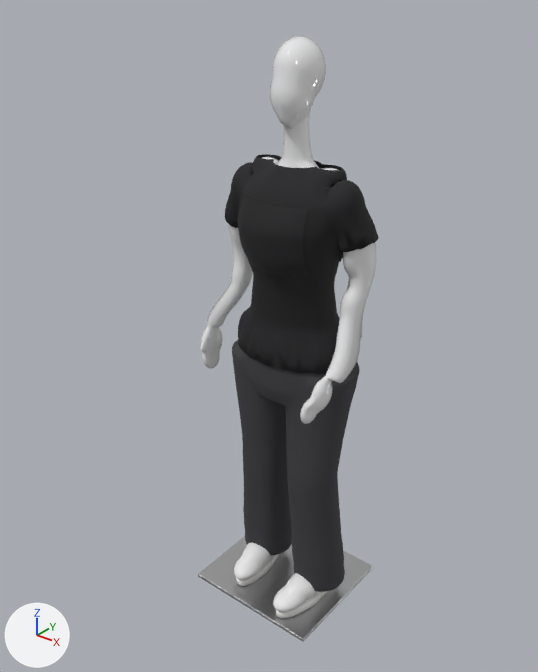
Renders of the glTF model public/models/mannequin-femme.glb from each side of a commit.
Camera for both pictures: a 50 mm camera at (1.213, -1.633, 1.895) aimed at (-0.08, -0.017, 0.893). The axes (+X, +Y, +Z) are drawn at lower left. The lights are the same throughout. The older version comes first. Where no turn or scale is listed for an object, it has been applied to the vertices. Vertices at exactly the same position are counted once.

Objects in the first picture: 'Basket_Dessus_-1', 'Basket_Dessus_1', 'Basket_Semelle_1', 'Mannequin_Corps', 'Pantalon', 'Socle_Plaque', 'Tee_Mannequin', 'Tee_Poitrine_Marque' and 1 more.
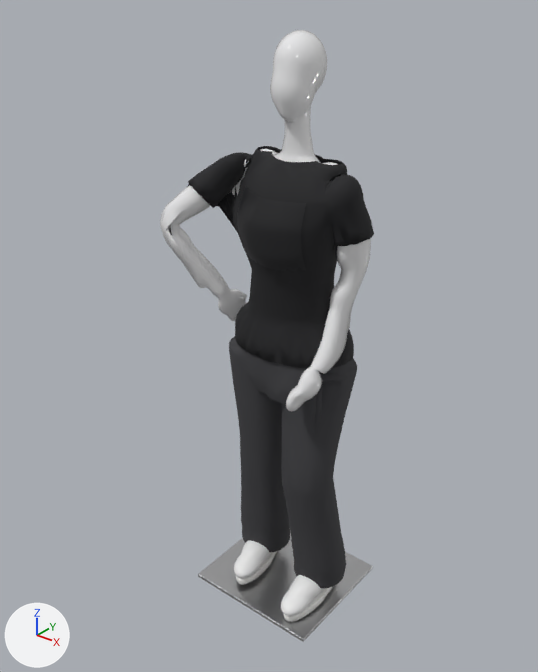
Commit message: Mannequins : duo homme/femme posé dans Blender

Where the newer file only moved an object's origin or applied its transform, the numbers keep the older frame.

Location of each change, (x1, y1, x2, y2) in pixels of the pictures (538 x 672 px; the box of a moved part takes in the faces that stretch with it):
'Pantalon', reshaped, moved
    before: (232, 340, 360, 592)
    after: (229, 336, 357, 588)
'Tee_Mannequin', reshaped, moved, rescaled (22% wider)
    before: (225, 154, 379, 374)
    after: (186, 146, 374, 368)
'Mannequin_Corps', reshaped, moved
    before: (200, 36, 376, 424)
    after: (160, 30, 371, 590)
'Tee_Poitrine_Marque', rescaled
    before: (238, 196, 308, 277)
    after: (237, 186, 306, 271)
'Basket_Dessus_1', moved
    before: (273, 573, 317, 612)
    after: (281, 575, 324, 616)
'Basket_Semelle_1', reshaped
    before: (275, 591, 328, 618)
    after: (284, 587, 332, 622)
part 2 of me_mannequin_corps_003, moved or reshaped
    before: (200, 36, 376, 421)
    after: (160, 30, 371, 409)

Edits to the bpy script that builds the scene:
```text
Change me_basket_semelle_1:
    used by ob_basket_semelle_1; location = (0.128, -0.074, 0.013)
    remove me_basket_semelle_1.from_pydata(...)  # 320 vertices, 636 faces; spans x -0.051..0.051, y -0.139..0.139, z -0.013..0.013
    add me_basket_semelle_1.from_pydata(...)  # 320 vertices, 636 faces; spans x -0.031..0.066, y -0.135..0.144, z -0.013..0.033
    me_basket_semelle_1 part 1: the whole mesh is multiplied about its middle by the matrix ((0.992, -0.124, -0.015), (0.123, 0.99, -0.074), (0.024, 0.072, 0.997)), then moved by (0.016, 0.005, 0.01)
Change me_mannequin_corps_003:
    used by ob_mannequin_corps; location = (-0.029, -0.034, 0.887)
    remove me_mannequin_corps_003.from_pydata(...)  # 4423 vertices, 8838 faces; spans x -0.28..0.28, y -0.16..0.16, z -0.87..0.87
    add me_mannequin_corps_003.from_pydata(...)  # 4423 vertices, 8838 faces; spans x -0.32..0.32, y -0.16..0.16, z -0.87..0.87
    me_mannequin_corps_003 part 2: 4044 of 4423 vertices moved; they spanned x -0.28..0.28, y -0.16..0.16, z -0.87..0.87 and now span x -0.32..0.32, y -0.16..0.16, z -0.87..0.87; mean shift (0.04, -0.01, 0.02); largest move (-0.16, 0.08, 0.23) -> (-0.3, -0.11, 0.35)
    other edits to the shape of me_mannequin_corps_003 do not show in these pictures
Change me_pantalon:
    used by ob_pantalon; location = (0.006, 0.014, 0.522)
    remove me_pantalon.from_pydata(...)  # 3400 vertices, 6804 faces; spans x -0.219..0.219, y -0.138..0.138, z -0.467..0.467
    add me_pantalon.from_pydata(...)  # 3400 vertices, 6804 faces; spans x -0.224..0.224, y -0.15..0.15, z -0.467..0.467
    me_pantalon part 3: 3397 of 3400 vertices moved; they spanned x -0.219..0.219, y -0.138..0.138, z -0.467..0.467 and now span x -0.224..0.224, y -0.15..0.15, z -0.467..0.467; mean shift (-0.002, 0.006, -0.002); largest move (0.16, -0.103, 0.298) -> (0.111, -0.088, 0.302)
Change me_tee_mannequin_001:
    used by ob_tee_mannequin; location = (-0.001, -0.005, 1.15); scale = (0.285, 0.285, 0.285)
    remove me_tee_mannequin_001.from_pydata(...)  # 2419 vertices, 4846 faces; spans x -0.89..0.89, y -0.57..0.57, z -1.0..1.0
    add me_tee_mannequin_001.from_pydata(...)  # 2419 vertices, 4846 faces; spans x -1.0..1.0, y -0.55..0.55, z -0.99..0.99
    me_tee_mannequin_001 part 4: 2419 of 2419 vertices moved; they spanned x -0.89..0.89, y -0.57..0.57, z -1.0..1.0 and now span x -1.0..1.0, y -0.55..0.55, z -0.99..0.99; mean shift (0.13, -0.02, 0.03)
Change ob_basket_dessus_1:
    ob_basket_dessus_1.location: (0.127, -0.083, 0.07) -> (0.144, -0.081, 0.078)
Change ob_mannequin_corps:
    ob_mannequin_corps.location: (-0.029, -0.034, 0.887) -> (-0.084, -0.034, 0.902)
Change ob_pantalon:
    ob_pantalon.location: (0.006, 0.014, 0.522) -> (0.004, 0.001, 0.537)
Change ob_tee_mannequin:
    ob_tee_mannequin.location: (-0.001, -0.005, 1.15) -> (-0.056, -0.006, 1.161)
    ob_tee_mannequin.scale: (0.285, 0.285, 0.285) -> (0.297, 0.297, 0.297)
Change ob_tee_poitrine_marque:
    ob_tee_poitrine_marque.scale: (0.112, 0.112, 0.112) -> (0.128, 0.128, 0.128)
```
